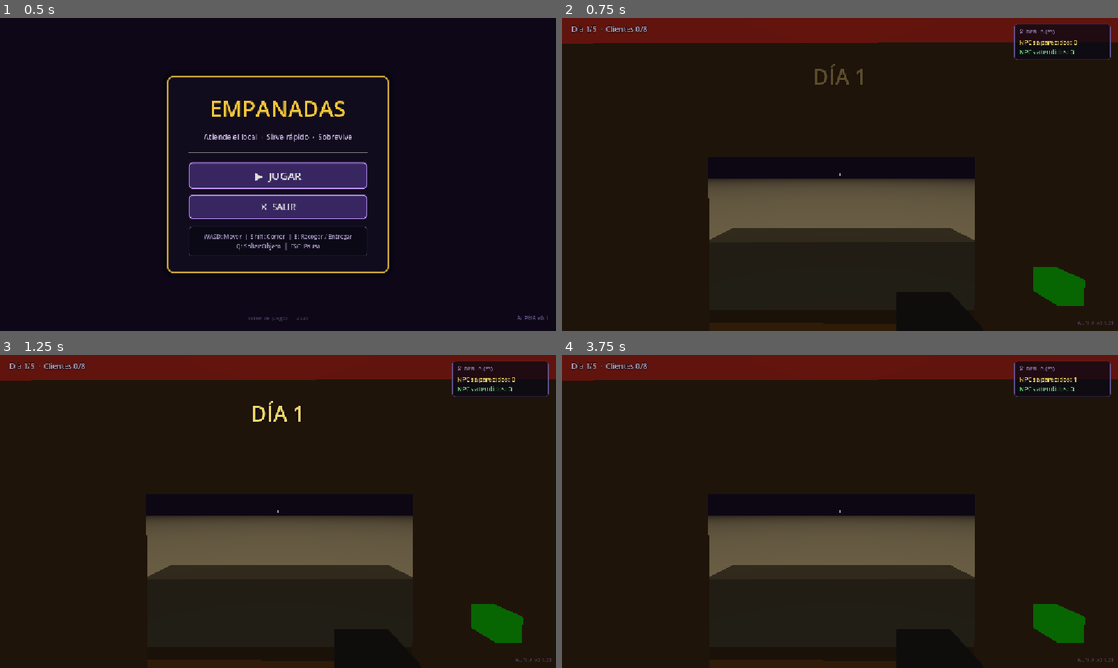
Above: before the commit, frames 1-4 (two rows, left to right).
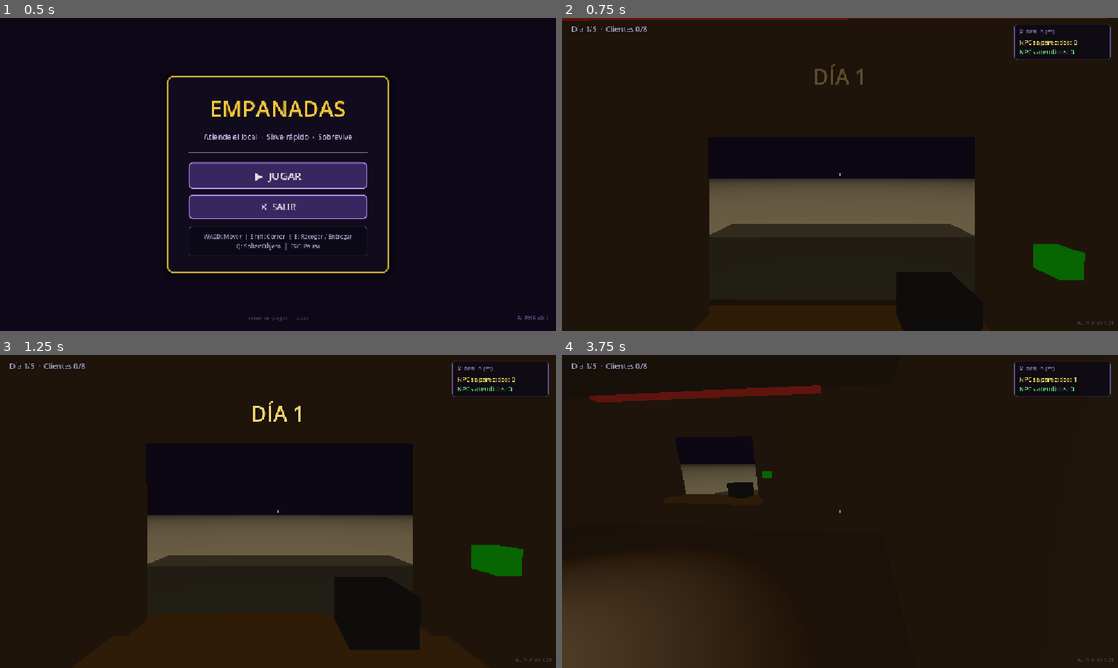
Above: after the commit, the same moments.

Repository: smfabiann/empanadas
Game: Godot game, scene res://scenes/ui/MainMenu.tscn
Two runs of this game, one before a commit and one after it. Both use one fixed random seed, a clock stepped at 60 frames per second and the inputs below.
Inputs (mouse positions are in pixels of both pictures, inside the frame that each line leads up to):
- Up to frame 1 (0.5 s): no input
- Up to frame 2 (0.75 s): click "▶ JUGAR" at 0.5 s
- Up to frame 3 (1.25 s): no input
- Up to frame 4 (3.75 s): tap Enter at 1.25 s; move the mouse to (962, 495) at 1.27 s; hold D 1.28-2.03 s; hold E (interact) 1.28-2.03 s; tap Space (jump) at 1.52, 2.27 s; move the mouse to (728, 527) at 2.02 s; hold S 2.03-2.78 s; tap Q (drop_item) at 2.1 s; tap E (interact) at 2.3 s; move the mouse to (895, 442) at 2.77 s; hold D 2.78-3.53 s; hold E (interact) 2.78-3.53 s; move the mouse to (812, 574) at 3.52 s; hold W from 3.53 s (still down); tap Shift (sprint) at 3.6 s

Frame 1 is identical in both runs. In frame 2, 8.5% of the frame differs, in the area x 0-100%, y 0-100%; in frame 3, 11%; in frame 4, 25%.
Error before the commit: Parse Error: Cannot infer the type of "to_npc" variable because the value doesn't have a set type. (res://scripts/Player.gd:173)

Commit message:
fix(cocina): corregir inferencia de tipos GDScript, chequeo de estaciones y excepcion de raycast

Diff:
--- a/scripts/IngredientStation.gd
+++ b/scripts/IngredientStation.gd
@@ -134,8 +134,8 @@
 		return
 
 	player.set("held_item", null)
-	var ray = player.get_node_or_null("Camera3D/RayCast3D") as RayCast3D
-	if ray and ray.get_exception_count() > 0:
+	var ray = player.get_node_or_null("Camera3D/RayCast3D")
+	if ray and held != null:
 		ray.remove_exception(held)
 
 	if held.get_parent():
--- a/scripts/NPC.gd
+++ b/scripts/NPC.gd
@@ -274,24 +274,26 @@
 			label.text = "😊 ¡Buenísimo completo! ✅"
 		else:
 			is_correct = false
-			var err := completo.get_match_error(order_req_sausage, order_req_palta, order_req_mayo, order_req_ketchup)
+			var err: String = String(completo.get_match_error(order_req_sausage, order_req_palta, order_req_mayo, order_req_ketchup))
 			label.text = "😠 %s ❌" % err
 	else:
 		is_correct = false
 		label.text = "😠 ¡Esto no es un completo! ❌"
 
 	if is_correct:
-		var tween := create_tween()
-		tween.tween_property(self, "scale", Vector3(1.15, 0.9, 1.15), 0.1)
-		tween.tween_property(self, "scale", Vector3(0.95, 1.1, 0.95), 0.1)
-		tween.tween_property(self, "scale", Vector3.ONE, 0.15).set_ease(Tween.EASE_OUT)
+		if body_mesh:
+			var tween := create_tween()
+			tween.tween_property(body_mesh, "scale", Vector3(1.15, 0.9, 1.15), 0.1)
+			tween.tween_property(body_mesh, "scale", Vector3(0.95, 1.1, 0.95), 0.1)
+			tween.tween_property(body_mesh, "scale", Vector3.ONE, 0.15).set_ease(Tween.EASE_OUT)
 	else:
-		var tween := create_tween()
-		var orig_x := global_position.x
-		tween.tween_property(self, "global_position:x", orig_x + 0.1, 0.05)
-		tween.tween_property(self, "global_position:x", orig_x - 0.1, 0.05)
-		tween.tween_property(self, "global_position:x", orig_x + 0.05, 0.05)
-		tween.tween_property(self, "global_position:x", orig_x, 0.05)
+		if body_mesh:
+			var tween := create_tween()
+			var orig_x := body_mesh.position.x
+			tween.tween_property(body_mesh, "position:x", orig_x + 0.1, 0.05)
+			tween.tween_property(body_mesh, "position:x", orig_x - 0.1, 0.05)
+			tween.tween_property(body_mesh, "position:x", orig_x + 0.05, 0.05)
+			tween.tween_property(body_mesh, "position:x", orig_x, 0.05)
 
 	patience_bar_pivot.visible = false
 
--- a/scripts/Player.gd
+++ b/scripts/Player.gd
@@ -124,8 +124,8 @@
 
 	# 1. Si miramos directamente a una estación de ingredientes 3D
 	if ray.is_colliding():
-		var col := ray.get_collider()
-		if col is IngredientStation:
+		var col = ray.get_collider()
+		if col != null and col.has_method("get_interaction_prompt"):
 			var info: Dictionary = col.get_interaction_prompt(self)
 			ui.set_prompt(info.get("text", ""), info.get("actionable", false))
 			return
@@ -167,12 +167,12 @@
 
 	# 2. Si miramos hacia un NPC que esté esperando con un pedido
 	var npcs := get_tree().get_nodes_in_group("npcs")
-	var cam_fwd := -camera.global_transform.basis.z
+	var cam_fwd: Vector3 = -camera.global_transform.basis.z
 	for npc in npcs:
 		if npc.has_method("can_receive_item") and npc.can_receive_item():
-			var to_npc := (npc.global_position - camera.global_position).normalized()
+			var to_npc: Vector3 = (npc.global_position - camera.global_position).normalized()
 			if cam_fwd.dot(to_npc) > 0.25:
-				var dist := global_position.distance_to(npc.global_position)
+				var dist: float = global_position.distance_to(npc.global_position)
 				if dist < 4.2:
 					return npc
 
@@ -202,8 +202,8 @@
 func _handle_interact() -> void:
 	# Prioridad 1: Si apuntamos a una estación de ingredientes 3D
 	if ray.is_colliding():
-		var collider := ray.get_collider()
-		if collider is IngredientStation:
+		var collider = ray.get_collider()
+		if collider != null and collider.has_method("get_interaction_prompt"):
 			collider.interact(self)
 			_update_interaction_prompt()
 			return
Not shown, added: scripts/CompletoItem.gd.uid
Not shown, added: scripts/IngredientStation.gd.uid
